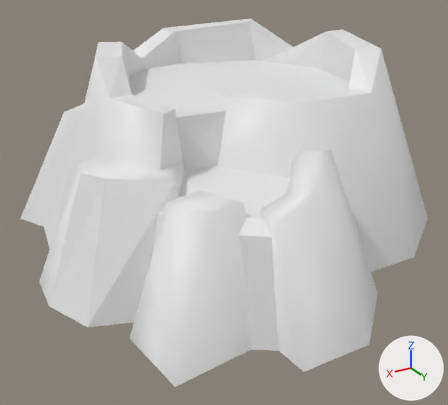
A saved change to the OBJ model Assets/WorkAssets/Terrain/Mesh/w2_mountain_01.obj.
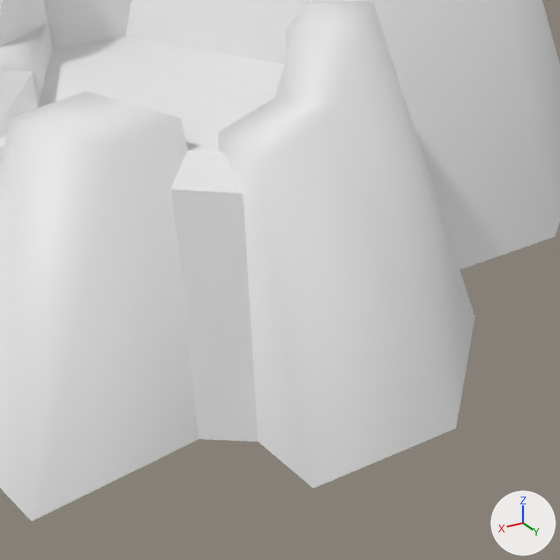
There are two pictures of each version: one whole from a 50 mm camera at (2.25, 3.62, 2.04) aimed at (0.15, 0.12, 0.29), one close up on the part from 36% to 93% of the width and 37% to 100% of the height. The axes (+X, +Y, +Z) are drawn at lower right. The lights are the same throughout. Where no turn or scale is listed for an object, it has been applied to the vertices.

The first close-up shows 'w2_mountain_01'.
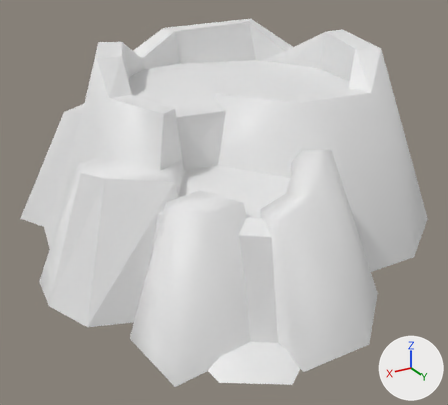
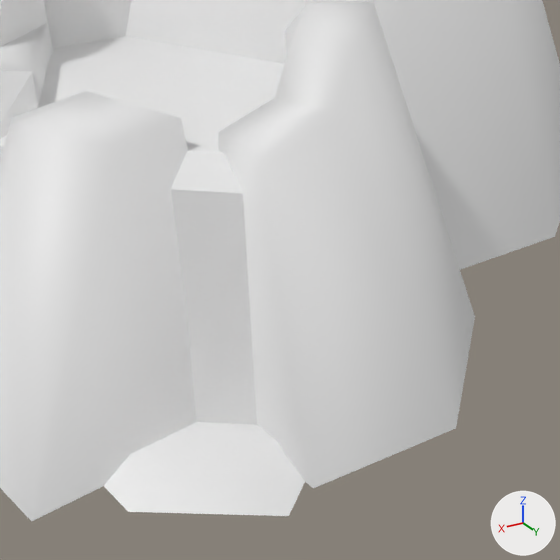
The change, as JSON lines over the scene's bpy script:
```json
{"block": "me_w2_mountain_01", "where": "me_w2_mountain_01.from_pydata(...)  # 124 vertices, 107 faces; spans x -1.55..1.51, y -1.65..1.63, z 0.0..1.41"}
{"block": "me_w2_mountain_01", "where": "# used by ob_w2_mountain_01; location = (0.0, 0.0, 0.0)"}
{"block": "me_w2_mountain_01", "where": "# verts and faces of me_w2_mountain_01; kept vertices keep their numbers, new ones are numbered from 124"}
{"block": "me_w2_mountain_01", "change": "me_w2_mountain_01 part 1"}
{"op": "add", "block": "me_w2_mountain_01", "code": "verts[124] = (0.81, 1.25, 0.04)"}
{"op": "add", "block": "me_w2_mountain_01", "code": "verts[125] = (0.91, 1.28, 0.04)"}
{"op": "add", "block": "me_w2_mountain_01", "code": "verts[126] = (0.52, 1.42, 0.04)"}
{"op": "add", "block": "me_w2_mountain_01", "code": "verts[127] = (1.0, 1.28, 0.0)"}
{"op": "add", "block": "me_w2_mountain_01", "code": "verts[128] = (0.99, 1.48, 0.0)  # pixel (128, 511)"}
{"op": "add", "block": "me_w2_mountain_01", "code": "verts[129] = (0.91, 1.43, 0.04)  # pixel (147, 471)"}
{"op": "add", "block": "me_w2_mountain_01", "code": "verts[130] = (0.69, 1.68, 0.0)  # pixel (288, 516)"}
{"op": "add", "block": "me_w2_mountain_01", "code": "verts[131] = (0.69, 1.6, 0.04)  # pixel (267, 480)"}
{"op": "add", "block": "me_w2_mountain_01", "code": "verts[132] = (0.46, 1.51, 0.0)"}
{"op": "add", "block": "me_w2_mountain_01", "code": "faces += [(124, 125, 126), (125, 127, 128, 129), (128, 130, 131, 129), (125, 129, 131), (126, 131, 130, 132), (125, 131, 126)]  # smooth"}
```

Boxes (x1, y1, x2, y2) around the edits, measured in the close-ups (560 x 560 px):
```json
{"part": 1, "of": "me_w2_mountain_01", "change": "added", "after": [104, 422, 305, 516]}
```
